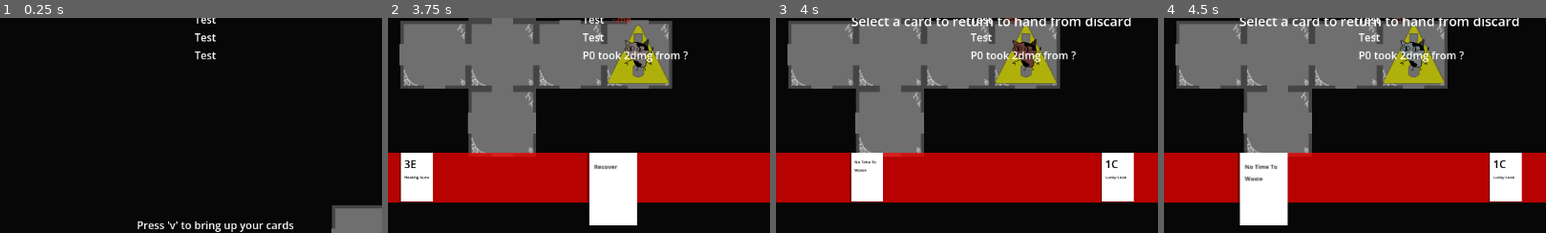
Above: before the commit, frames 1-4 (left to right).
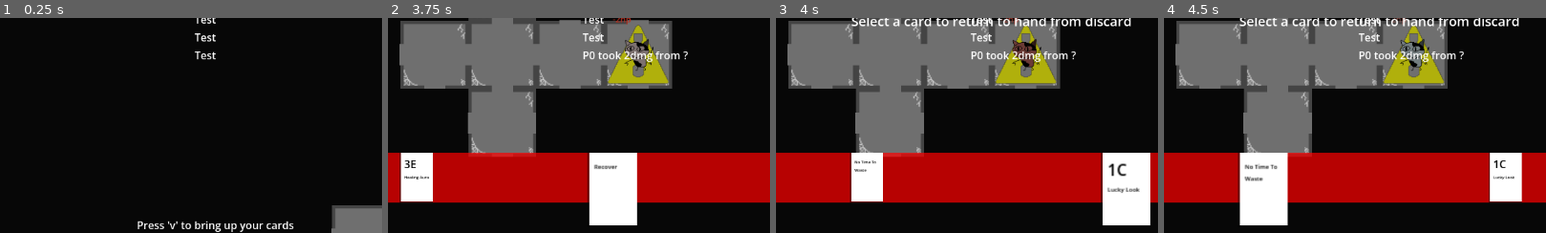
Above: after the commit, the same moments.

Repository: emrysshevek/gameganggame
Game: Godot game, scene res://scenes/GameScene.tscn
Same seed, same stepped clock (60 frames per second), same inputs: the game is played once before the commit and once after it.
Inputs (mouse positions are % of the whole screen's width and height, from its top left):
- Up to frame 1 (0.25 s): no input
- Up to frame 2 (3.75 s): tap V (debug_v) at 0.5, 1.25, 2.75, 3.5 s; move the mouse to (72, 45) at 0.52 s; hold D (move_right) 0.53-1.25 s; tap G (discard) at 0.6, 2.1 s; click (72, 45) at 0.67 s; tap F (select) at 0.8, 2.3 s; drag from (30, 55) to (45, 70) at 1.27 s; move the mouse to (60, 28) at 2.02 s; hold D (move_right) 2.03-2.75 s; drag from (45, 70) to (20, 35) at 2.77 s; move the mouse to (80, 65) at 3.52 s; hold A (move_left) from 3.53 s (still down); tap C (toggle_cursor) at 3.6 s
- Up to frame 3 (4 s): keep holding A (move_left); tap F (select) at 3.8 s
- Up to frame 4 (4.5 s): release A (move_left) at 4.25 s; click "Draw" at 4.25 s
The pictures show only the part of the screen within x 22-72%, y 49-99%; the shares and areas given below are measured in that part.

Frames 1-2 are identical in both runs. In frame 3, 2.8% of the frame differs, in the area x 85-98%, y 62-97%; in frame 4, nothing differs.

Commit message:
fixed issue emrys saw

Diff:
--- a/cards/card_manager.gd
+++ b/cards/card_manager.gd
@@ -206,6 +206,7 @@
 				$Layout/RecoverCardLabel.visible = !$Layout/RecoverCardLabel.visible
 				_toggle_visibility()
 				swap_discard_and_hand_piles()
+				_selected_card_index = int(hand_pile.count / 2)
 			else:
 				character.play_error_pop_up("empty discard, no effect")
 				print("empty discard, no effect")
@@ -215,6 +216,7 @@
 				$Layout/GetDrawPileCardLabel.visible = !$Layout/GetDrawPileCardLabel.visible
 				_toggle_visibility()
 				swap_draw_and_hand_piles()
+				_selected_card_index = int(hand_pile.count / 2)
 			else:
 				character.play_error_pop_up("empty draw pile, no effect")
 				print("empty draw pile, no effect")
